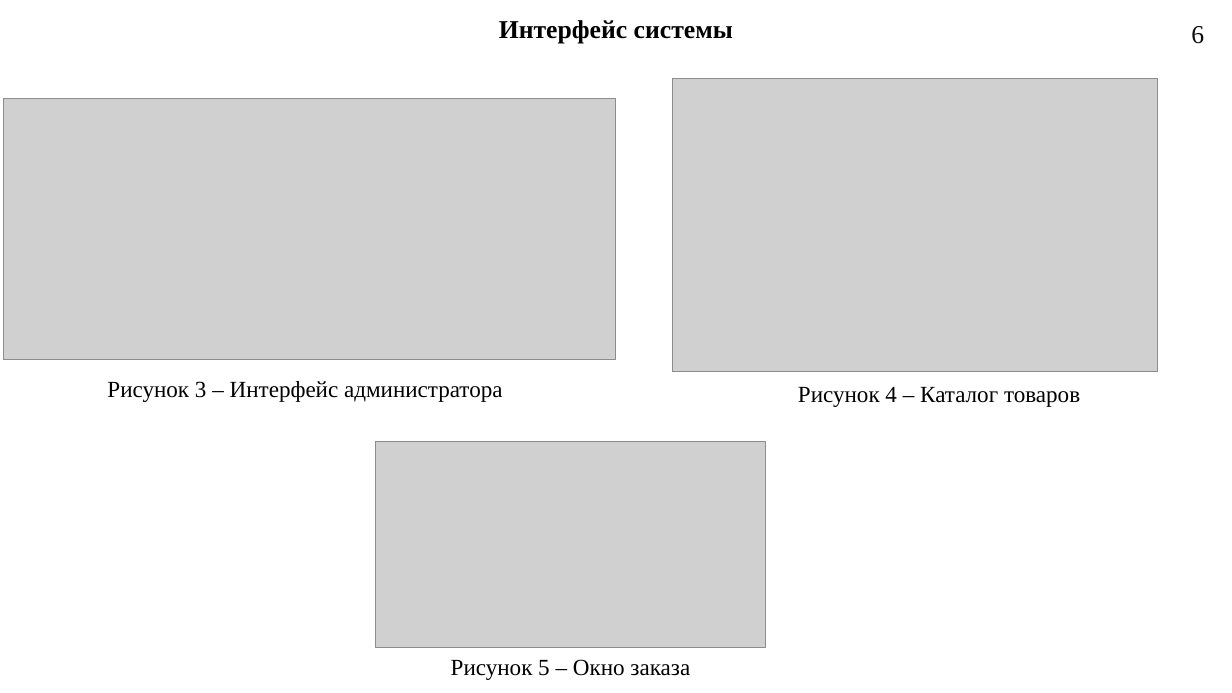
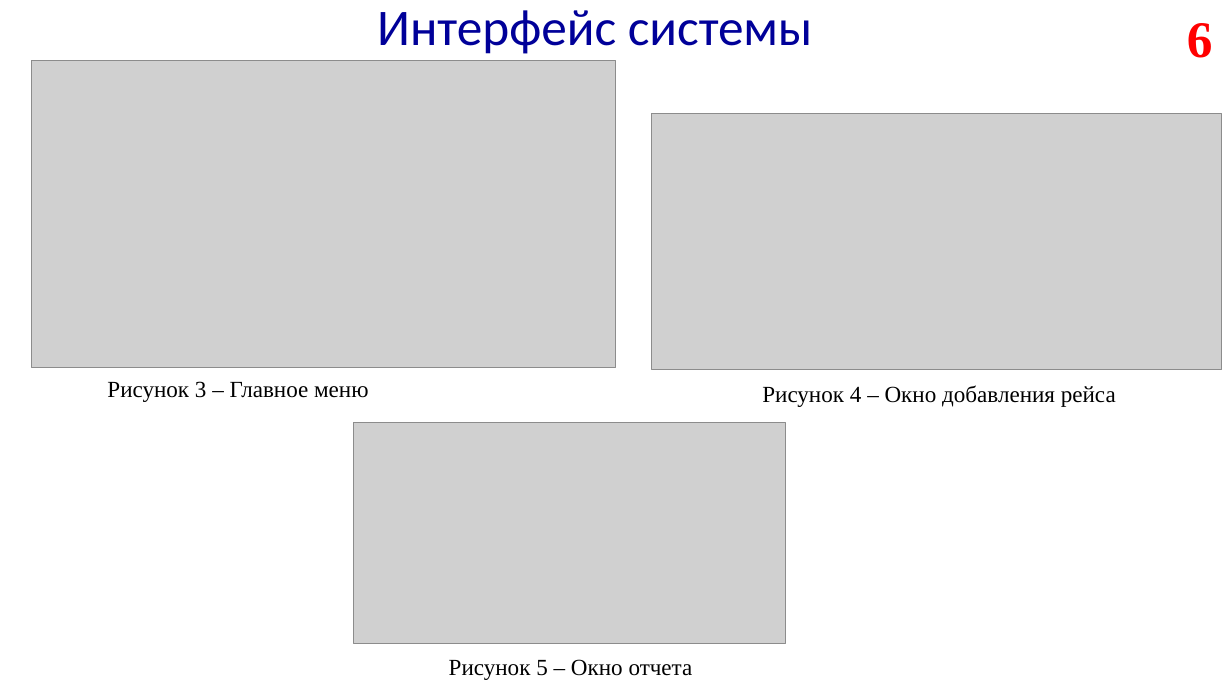
Before and after one commit to Skullester/AirportManager, a slide deck: slide 6 of Презентация.pptx. Drawn at 1232x693 pixels with LibreOffice and Linux fonts; fonts in the diff are those of the drawing; grey boxes stand for pictures. Boxes give left, top, right and bottom in pixels: in the first picture for what was removed or moved away, otherwise in the second. Text is boxed around its words. In the diff, an @@ line names an element or a change of style, - is before the commit and + after.

```diff
--- a/Презентация.pptx
+++ b/Презентация.pptx
@@ text "Интерфейс системы": place and size @@
-text "Интерфейс системы" at <box>499,20,733,43</box>
+text "Интерфейс системы" at <box>377,10,812,54</box>
@@ text "Интерфейс системы" at <box>377,10,812,54</box>: size 20 to 40 pt, font Times New Roman to Calibri, text colour #000000 to #000099, bold off @@
@@ page number at <box>1187,23,1213,58</box>: size 20 to 40 pt, text colour #0D0D0D to #FF0000, bold on @@
@@ picture: place and size @@
-picture at <box>3,99,616,360</box>
+picture at <box>32,60,616,368</box>
@@ picture: place and size @@
-picture at <box>673,79,1159,372</box>
+picture at <box>653,114,1223,370</box>
@@ text at <box>107,381,368,402</box>: text changed @@
-Рисунок 3 – Интерфейс администратора
+Рисунок 3 – Главное меню
@@ text at <box>762,385,1116,407</box>: text changed @@
-Рисунок 4 – Каталог товаров
+Рисунок 4 – Окно добавления рейса
@@ picture: place and size @@
-picture at <box>376,442,766,648</box>
+picture at <box>354,423,786,643</box>
@@ text at <box>449,659,693,680</box>: text changed @@
-Рисунок 5 – Окно заказа
+Рисунок 5 – Окно отчета
```
Also in this commit, not shown: 7 other slides changed, 8 slides added, 8 slides removed.
